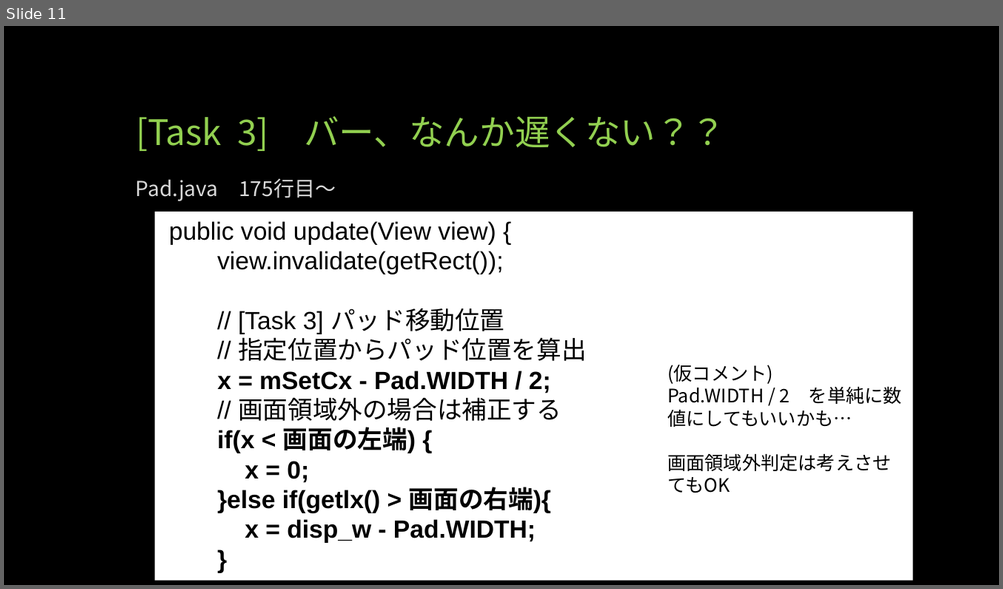
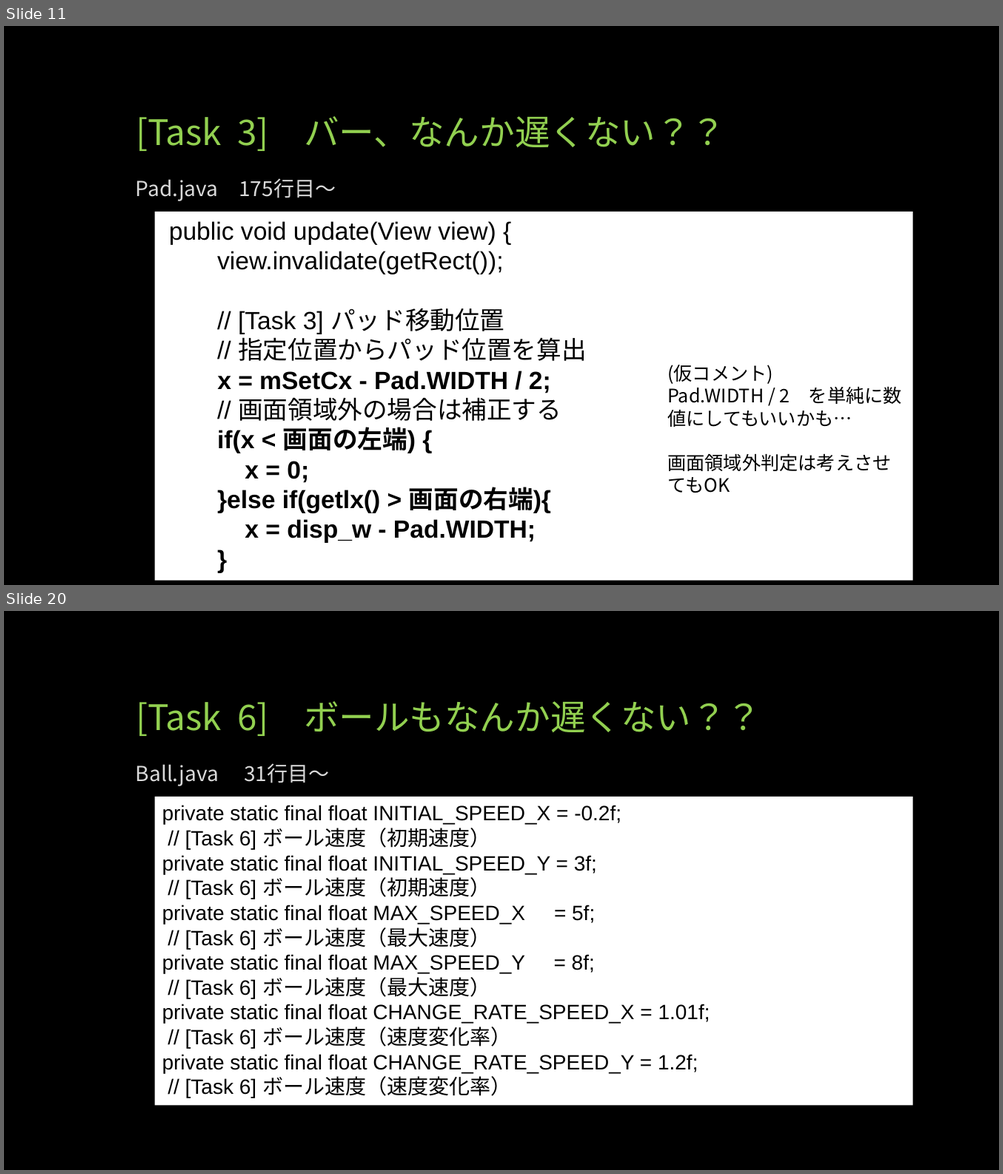
Before and after one commit to webfrontier/BreakOut, a slide deck: doc/インターンスライド資料.pptx. Shown one above the other, each under a label of ours: slide 11 before the commit, slides 11 and 20 after it; the slides between them are not shown. The pictures are 1003x589 and 1003x1174 pixels, drawn with LibreOffice and Linux fonts; fonts in the diff are those of the drawing. Boxes give left, top, right and bottom in pixels: in the first picture for what was removed or moved away, otherwise in the second. Text is boxed around its words. In the diff, an @@ line names an element or a change of style, - is before the commit and + after.

```diff
--- a/doc/インターンスライド資料.pptx
+++ b/doc/インターンスライド資料.pptx
@@ slide 20 added at (4, 611, 999, 1170), background #000000 @@
@@ title added at (136, 701, 761, 736), 34 pt, text #92D050 @@
+[Task 6] ボールもなんか遅くない？？
@@ text added at (136, 763, 329, 786), 20 pt, text #D9D9D9 @@
+Ball.java 31行目～
@@ rectangle added at (155, 797, 913, 1105), fill #FFFFFF, 20 pt, text #000000 @@
+private static final float INITIAL_SPEED_X = -0.2f;
+// [Task 6] ボール速度（初期速度）
+private static final float INITIAL_SPEED_Y = 3f;
+// [Task 6] ボール速度（初期速度）
+private static final float MAX_SPEED_X = 5f;
+// [Task 6] ボール速度（最大速度）
+private static final float MAX_SPEED_Y = 8f;
+// [Task 6] ボール速度（最大速度）
+private static final float CHANGE_RATE_SPEED_X = 1.01f;
+// [Task 6] ボール速度（速度変化率）
+private static final float CHANGE_RATE_SPEED_Y = 1.2f;
+// [Task 6] ボール速度（速度変化率）
```
Also in this commit, not shown: 1 slide changed, 64 other slides added.
